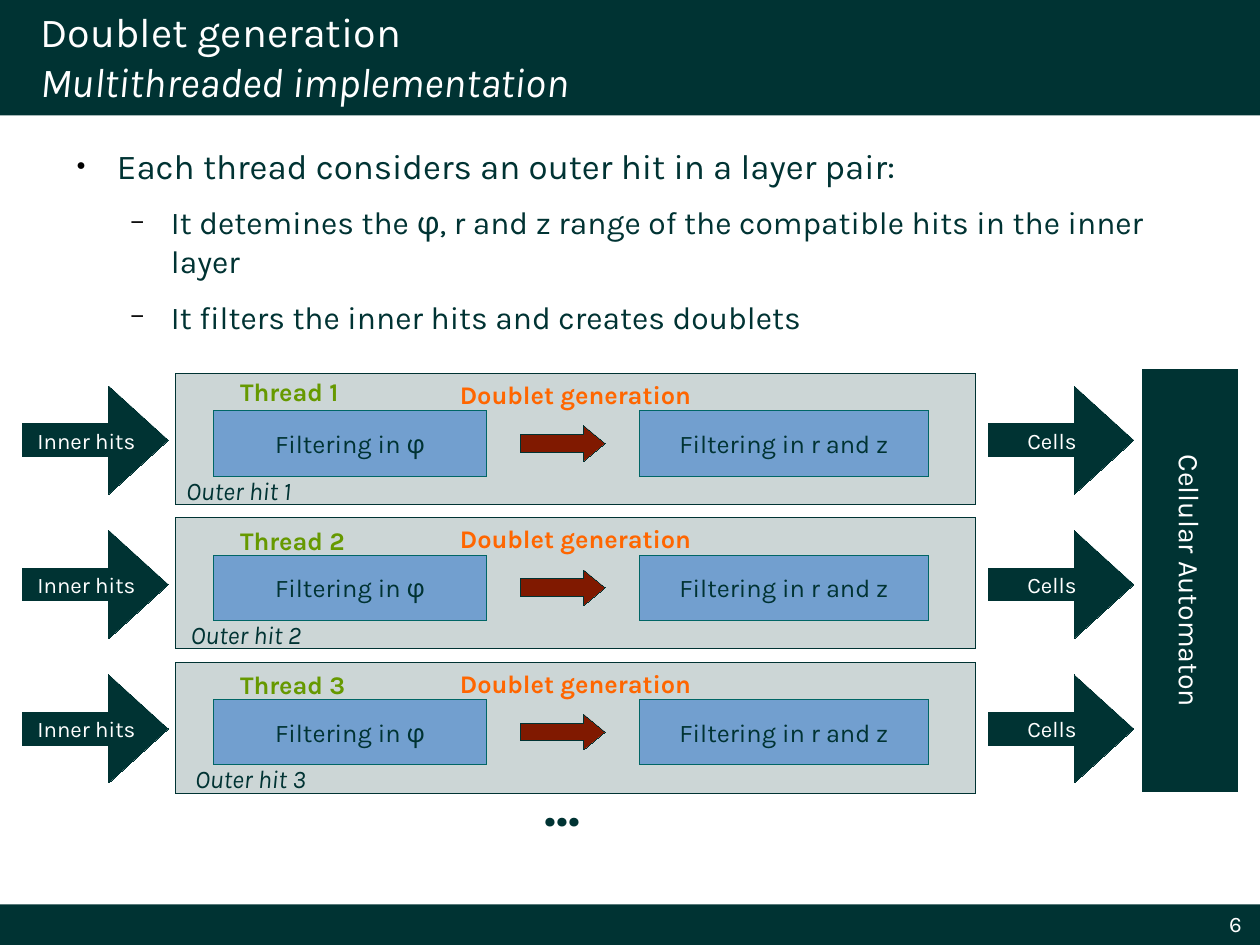
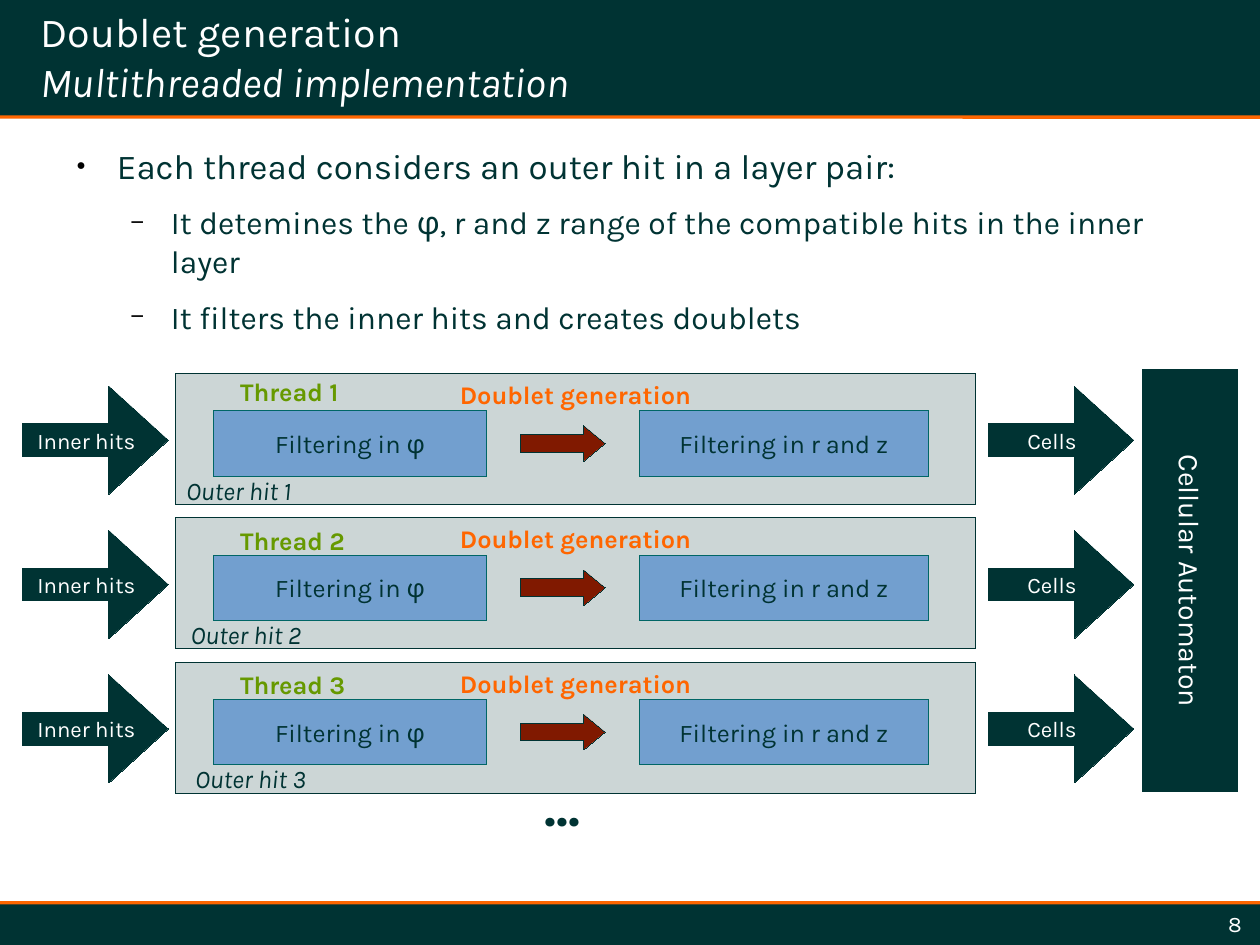
Before and after one commit to simonecid/MetropolisODP, a slide deck: slide 8 of Demo.odp (slide 6 before the commit). Drawn at 1260x945 pixels with LibreOffice and Linux fonts; fonts in the diff are those of the drawing; background and template pictures are left out. Boxes give left, top, right and bottom in pixels: in the first picture for what was removed or moved away, otherwise in the second. Text is boxed around its words. In the diff, an @@ line names an element or a change of style, - is before the commit and + after.

Commit message:
Updated with dark background slides. Added orange line in footer.

```diff
--- a/Demo.odp
+++ b/Demo.odp
@@ line added from (0, 115) to (1260, 115), #FF6600 4.25 pt @@
@@ line added from (0, 904) to (1260, 904), #FF6600 4.25 pt @@
@@ page number at <box>1228,918,1242,933</box>: text changed @@
-6
+8
```
Also in this commit, not shown: 2 other slides changed, 2 slides added, 2 other files.
